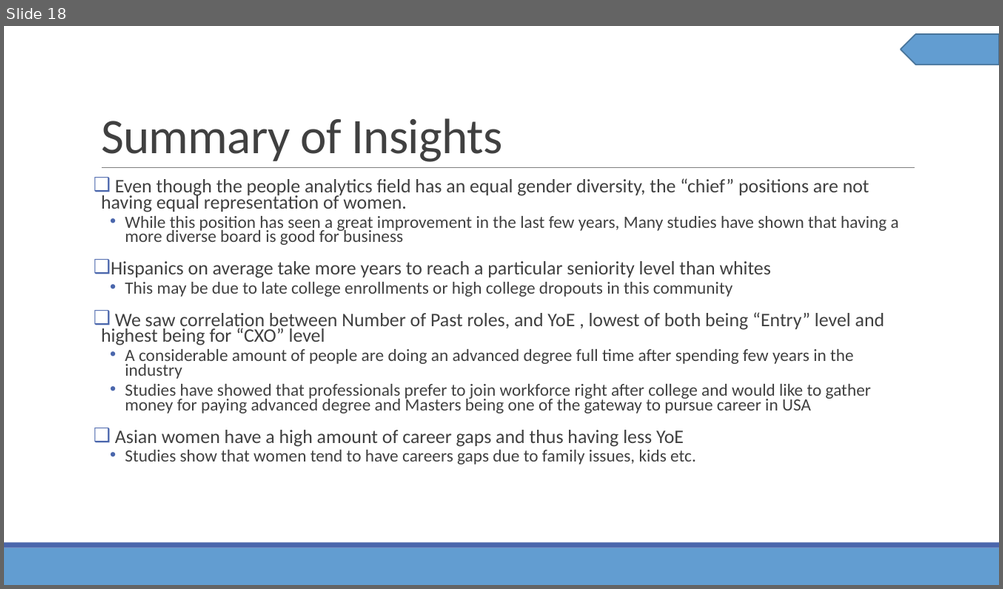
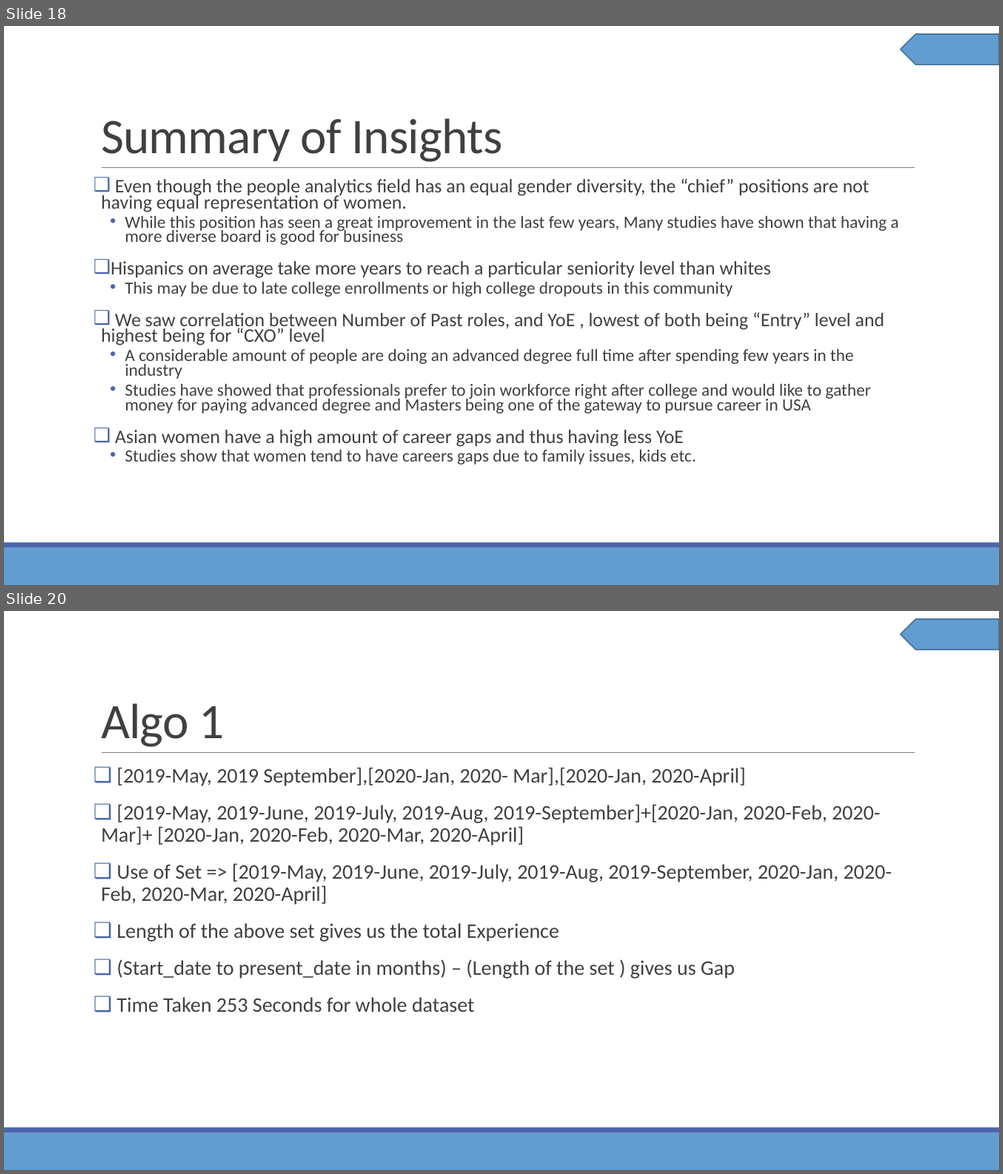
Before and after one commit to ramyamamidipaka/People-analytics-, a slide deck: eightfold.pptx. Shown one above the other, each under a label of ours: slide 18 before the commit, slides 18 and 20 after it; the slides between them are not shown. The pictures are 1003x589 and 1003x1174 pixels, drawn with LibreOffice and Linux fonts; fonts in the diff are those of the drawing. Boxes give left, top, right and bottom in pixels: in the first picture for what was removed or moved away, otherwise in the second. Text is boxed around its words. In the diff, an @@ line names an element or a change of style, - is before the commit and + after.

```diff
--- a/eightfold.pptx
+++ b/eightfold.pptx
@@ slide 20 added at <box>4,611,999,1170</box>, background #FFFFFF; not listed: 4 template elements that a slide beside it also shows @@
@@ title added at <box>101,703,225,747</box>, 48 pt, text #404040 @@
+Algo 1
@@ text added at <box>101,767,891,1012</box>, 20 pt, text #404040 @@
+❑ [2019-May, 2019 September],[2020-Jan, 2020- Mar],[2020-Jan, 2020-April]
+❑ [2019-May, 2019-June, 2019-July, 2019-Aug, 2019-September]+[2020-Jan, 2020-Feb, 2020-Mar]+ [2020-Jan, 2020-Feb, 2020-Mar, 2020-April]
+❑ Use of Set => [2019-May, 2019-June, 2019-July, 2019-Aug, 2019-September, 2020-Jan, 2020-Feb, 2020-Mar, 2020-April]
+❑ Length of the above set gives us the total Experience
+❑ (Start_date to present_date in months) – (Length of the set ) gives us Gap
+❑ Time Taken 253 Seconds for whole dataset
```
Also in this commit, not shown: 12 other slides added.
